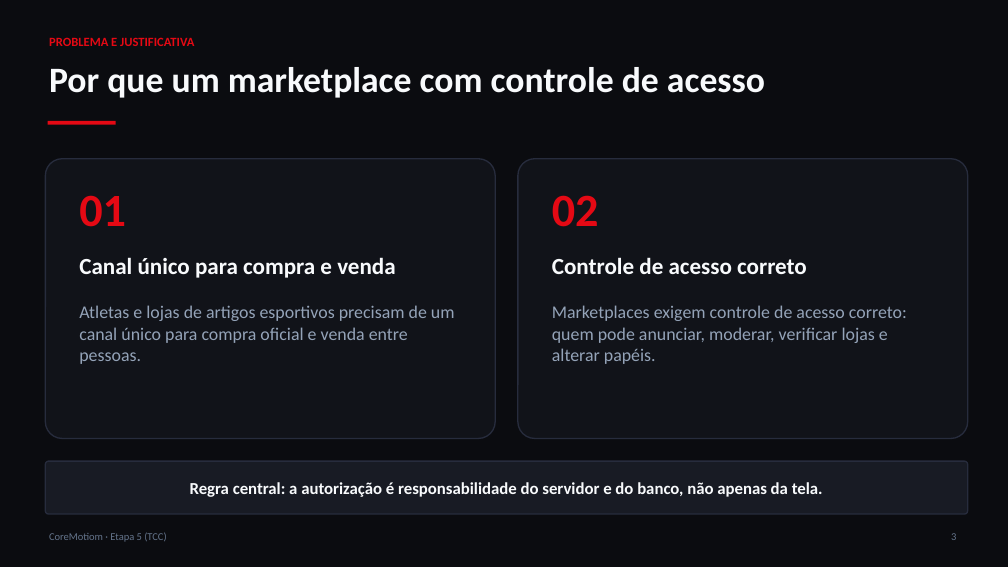
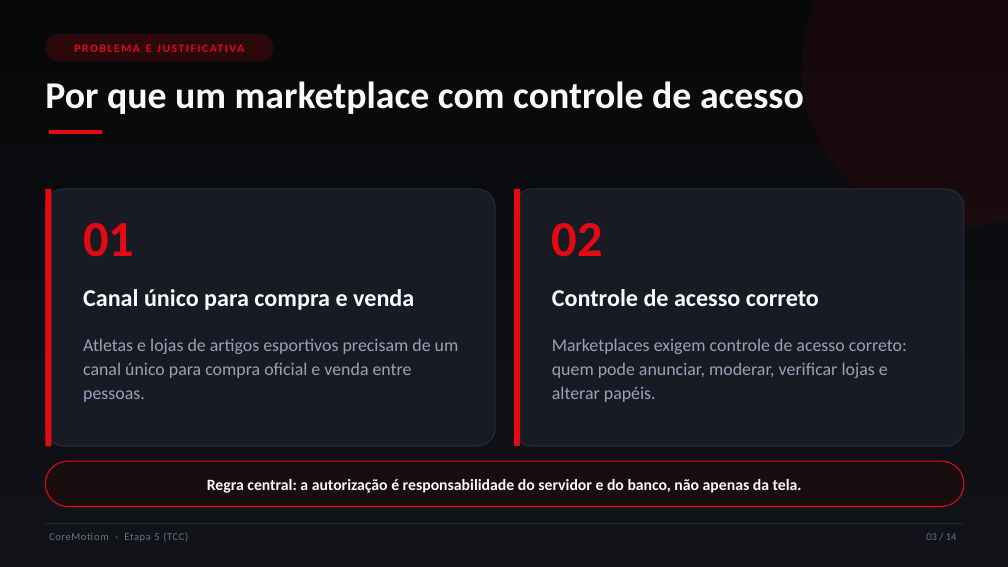
Before and after one commit to MattheusHKrainski/-CoreMotion, a slide deck: slide 3 of apresentacao-coremotiom/CoreMotiom-apresentacao.pptx. Drawn at 1008x567 pixels with LibreOffice and Linux fonts; fonts in the diff are those of the drawing. Boxes give left, top, right and bottom in pixels: in the first picture for what was removed or moved away, otherwise in the second. Text is boxed around its words. In the diff, an @@ line names an element or a change of style, - is before the commit and + after.

Commit message:
docs(apresentacao): novo visual, transições e animações; capa em JPEG para reduzir o arquivo

```diff
--- a/apresentacao-coremotiom/CoreMotiom-apresentacao.pptx
+++ b/apresentacao-coremotiom/CoreMotiom-apresentacao.pptx
@@ background #0B0C10 to gradient #121319 to #07080A @@
@@ ellipse added at (x1=802, y1=0, x2=1008, y2=227), fill #E50914 at 7% opacity @@
@@ rounded rectangle "PROBLEMA E JUSTIFICATIVA" resized from (x1=49, y1=37, x2=194, y2=46) to (x1=45, y1=34, x2=274, y2=61) @@
@@ rounded rectangle "PROBLEMA E JUSTIFICATIVA" at (x1=45, y1=34, x2=274, y2=61): size 12 to 11 pt, letter spacing 0 to 1.5 pt; alignment left to centre; vertical alignment top to middle; fill none to #E50914 at 16% opacity @@
@@ text "Por que um marketplace com ..." moved from (x1=49, y1=67, x2=765, y2=98) to (x1=45, y1=81, x2=804, y2=114) @@
@@ text "Por que um marketplace com ..." at (x1=45, y1=81, x2=804, y2=114): size 34 to 36 pt @@
@@ rectangle resized from (x1=48, y1=121, x2=116, y2=125) to (x1=49, y1=130, x2=102, y2=134) @@
@@ rounded rectangle resized from (x1=45, y1=159, x2=495, y2=439) to (x1=45, y1=189, x2=495, y2=446) @@
@@ rounded rectangle at (x1=45, y1=189, x2=495, y2=446): fill #111319 to #181B24; outline #272C3D 1.25 pt to #272C3D 1 pt; proportions changed @@
@@ rectangle added at (x1=45, y1=189, x2=51, y2=446), fill #E50914 @@
@@ text "01" at (x1=83, y1=223, x2=134, y2=257): size 44 to 48 pt @@
@@ text "01" moved from (x1=79, y1=195, x2=126, y2=227) to (x1=83, y1=223, x2=134, y2=257) @@
@@ rounded rectangle at (x1=514, y1=189, x2=964, y2=446): fill #111319 to #181B24; outline #272C3D 1.25 pt to #272C3D 1 pt; proportions changed @@
@@ rounded rectangle resized from (x1=518, y1=159, x2=968, y2=439) to (x1=514, y1=189, x2=964, y2=446) @@
@@ rectangle added at (x1=514, y1=189, x2=520, y2=446), fill #E50914 @@
@@ text "02" moved from (x1=552, y1=195, x2=599, y2=227) to (x1=552, y1=223, x2=603, y2=257) @@
@@ text "02" at (x1=552, y1=223, x2=603, y2=257): size 44 to 48 pt @@
@@ text "Canal único para compra e ..." at (x1=83, y1=289, x2=414, y2=310): size 22 to 23 pt @@
@@ text "Canal único para compra e ..." moved from (x1=79, y1=257, x2=395, y2=278) to (x1=83, y1=289, x2=414, y2=310) @@
@@ text "Controle de acesso correto" moved from (x1=552, y1=257, x2=807, y2=274) to (x1=552, y1=289, x2=819, y2=306) @@
@@ text "Controle de acesso correto" at (x1=552, y1=289, x2=819, y2=306): size 22 to 23 pt @@
@@ text "Atletas e lojas de artigos ..." at (x1=83, y1=338, x2=459, y2=402): line spacing 1 to 1.12 @@
@@ text "Atletas e lojas de artigos ..." moved from (x1=79, y1=305, x2=455, y2=364) to (x1=83, y1=338, x2=459, y2=402) @@
@@ text "Marketplaces exigem controle de acesso ..." moved from (x1=552, y1=305, x2=907, y2=364) to (x1=552, y1=338, x2=907, y2=402) @@
@@ text "Marketplaces exigem controle de acesso ..." at (x1=552, y1=338, x2=907, y2=402): line spacing 1 to 1.12 @@
@@ rounded rectangle "Regra central: a autorização é ..." resized from (x1=45, y1=461, x2=968, y2=514) to (x1=45, y1=461, x2=964, y2=507) @@
@@ rounded rectangle "Regra central: a autorização é ..." at (x1=45, y1=461, x2=964, y2=507): size 16 to 15 pt; fill #181B24 to #1A0D10; outline #272C3D 1.25 pt to #E50914 1 pt; proportions changed @@
@@ text "CoreMotiom · Etapa 5 (TCC)" at (x1=124, y1=532, x2=188, y2=542): letter spacing 0 to 0.6 pt @@
@@ rectangle added at (x1=45, y1=523, x2=963, y2=524), fill #272C3D @@
@@ text added at (x1=926, y1=533, x2=957, y2=540), 10 pt, text #64748B @@
+03 / 14
@@ text removed at (x1=951, y1=533, x2=956, y2=540) @@
-3
```
Also in this commit, not shown: 13 other slides changed, 1 other file.
